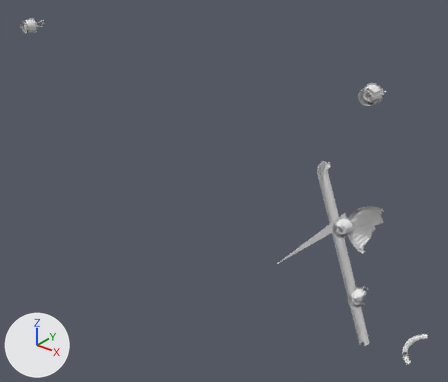
Two versions of the OBJ model DarkChaos-Dev/gameitems/Primitive.LM_L_LMR2_Parts.obj, one commit apart.
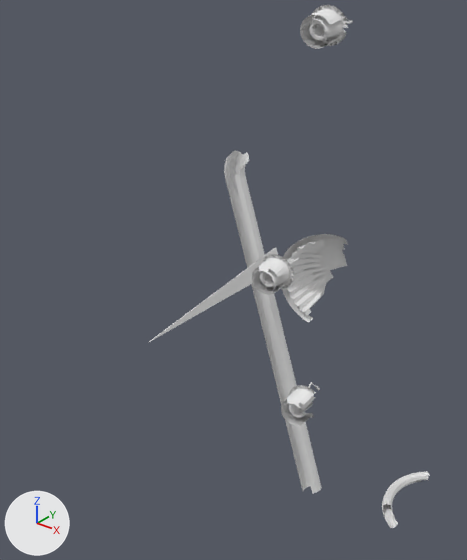
Each version is shown whole from a 50 mm lens placed at (416.0, -626.0, 824.0), pointed at (5.0, -112.0, 506.0), then close up on the part from 44% to 100% of the width and 21% to 100% of the height. The lights are fixed; the arrows at lower left show +X, +Y and +Z. Where no turn or scale is listed for an object, it has been applied to the vertices. Vertices at the same position are counted once.

In view in the first close-up: 'LM_L_LMR2_Parts'.
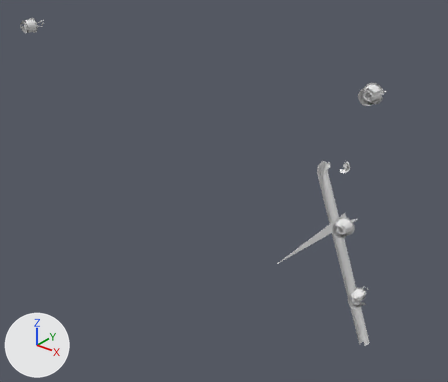
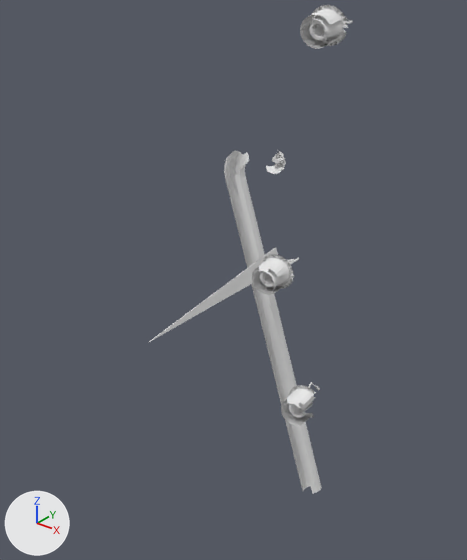
The change, as a diff of the scene's bpy script:
```diff
--- a/DarkChaos-Dev/gameitems/Primitive.LM_L_LMR2_Parts.obj.py
+++ b/DarkChaos-Dev/gameitems/Primitive.LM_L_LMR2_Parts.obj.py
@@ me_lm_l_lmr2_parts @@
 # used by ob_lm_l_lmr2_parts; location = (0.0, 0.0, 0.0)
-me_lm_l_lmr2_parts.from_pydata(...)  # 2427 vertices, 3826 faces; spans x -287.0..242.0, y -230.0..-26.0, z 352.0..679.0
+me_lm_l_lmr2_parts.from_pydata(...)  # 2108 vertices, 3325 faces; spans x -287.0..212.0, y -230.0..-92.0, z 384.0..679.0
+# me_lm_l_lmr2_parts part 1: a new loose piece of 37 vertices spanning x 144.0..156.0, y -98.0..-92.0, z 564.0..578.0
+# me_lm_l_lmr2_parts part 2: the loose piece of 133 vertices spanning x 167.0..184.0, y -107.0..-84.0, z 490.0..533.0 is deleted
+# me_lm_l_lmr2_parts part 3: the loose piece of 112 vertices spanning x 225.0..242.0, y -82.0..-26.0, z 352.0..360.0 is deleted
+# me_lm_l_lmr2_parts part 4: the loose piece of 110 vertices spanning x 164.0..192.0, y -107.0..-79.0, z 486.0..538.0 is deleted
```

Changed parts and their boxes (x1, y1, x2, y2) in the close-ups (467 x 560 px):
'LM_L_LMR2_Parts', reshaped
    before: (149, 5, 429, 528)
    after: (149, 5, 353, 494)
part 1 of me_lm_l_lmr2_parts, added
    after: (266, 149, 286, 174)
part 2 of me_lm_l_lmr2_parts, deleted
    before: (287, 240, 330, 316)
part 3 of me_lm_l_lmr2_parts, deleted
    before: (382, 471, 429, 528)
part 4 of me_lm_l_lmr2_parts, deleted
    before: (282, 234, 348, 323)
